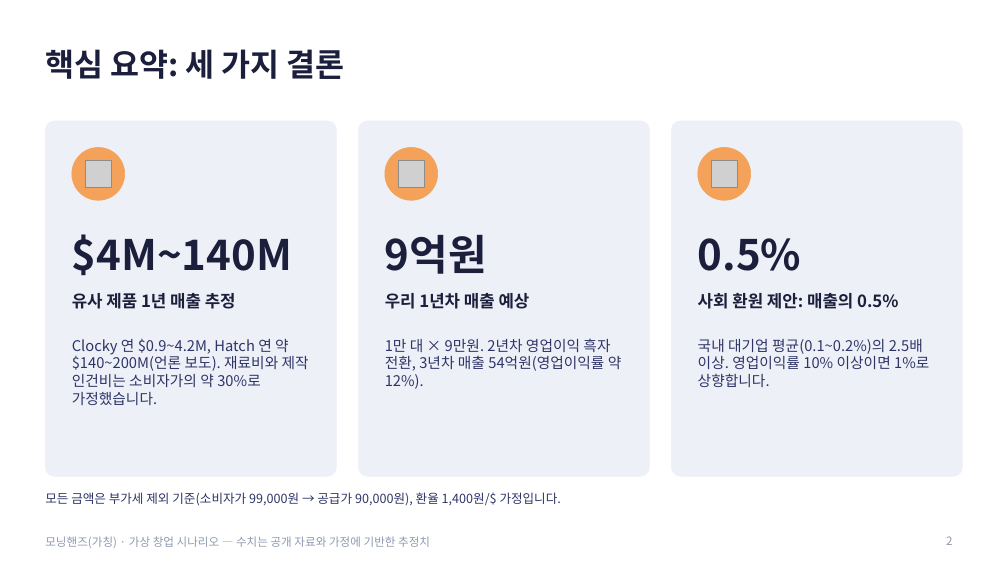
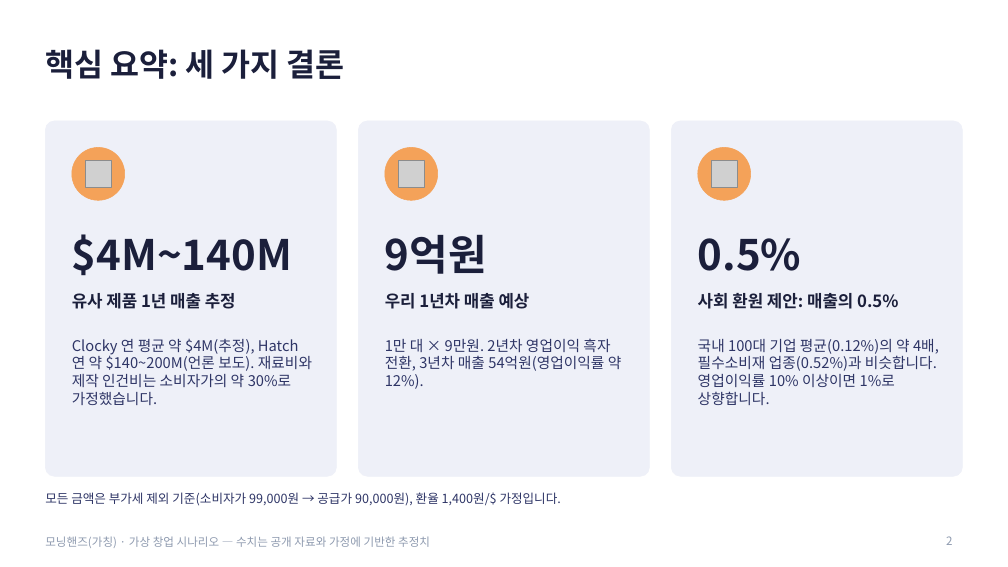
Before and after one commit to g975682-source/-, a slide deck: slide 2 of MorningHands_Business_Analysis.pptx. Drawn at 1008x567 pixels with LibreOffice and Linux fonts; fonts in the diff are those of the drawing; grey boxes stand for pictures. Boxes give left, top, right and bottom in pixels: in the first picture for what was removed or moved away, otherwise in the second. Text is boxed around its words. In the diff, an @@ line names an element or a change of style, - is before the commit and + after.

```diff
--- a/MorningHands_Business_Analysis.pptx
+++ b/MorningHands_Business_Analysis.pptx
@@ text at (x1=72, y1=339, x2=312, y2=405): text changed @@
-Clocky 연 $0.9~4.2M, Hatch 연 약 $140~200M(언론 보도). 재료비와 제작 인건비는 소비자가의 약 30%로 가정했습니다.
+Clocky 연 평균 약 $4M(추정), Hatch 연 약 $140~200M(언론 보도). 재료비와 제작 인건비는 소비자가의 약 30%로 가정했습니다.
@@ text at (x1=698, y1=339, x2=939, y2=405): text changed @@
-국내 대기업 평균(0.1~0.2%)의 2.5배 이상. 영업이익률 10% 이상이면 1%로 상향합니다.
+국내 100대 기업 평균(0.12%)의 약 4배, 필수소비재 업종(0.52%)과 비슷합니다. 영업이익률 10% 이상이면 1%로 상향합니다.
```
Also in this commit, not shown: 12 other slides changed.
